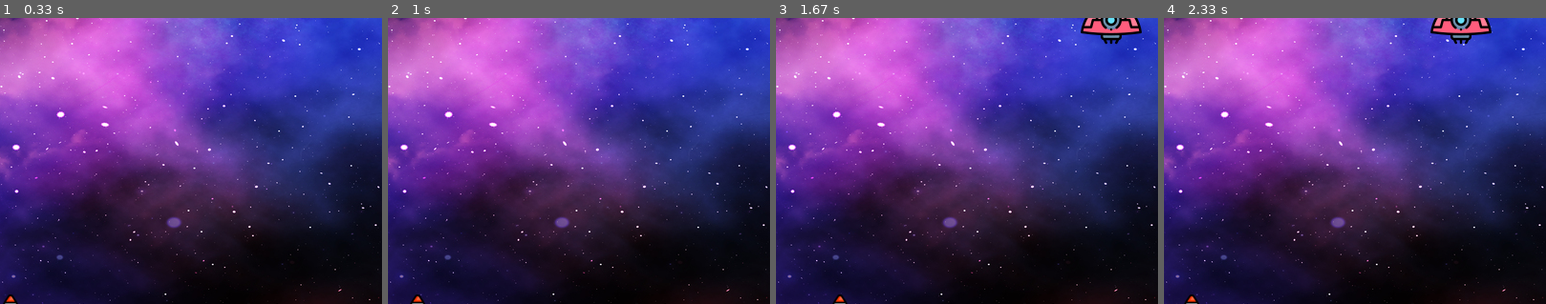
Above: before the commit, frames 1-4 (left to right).
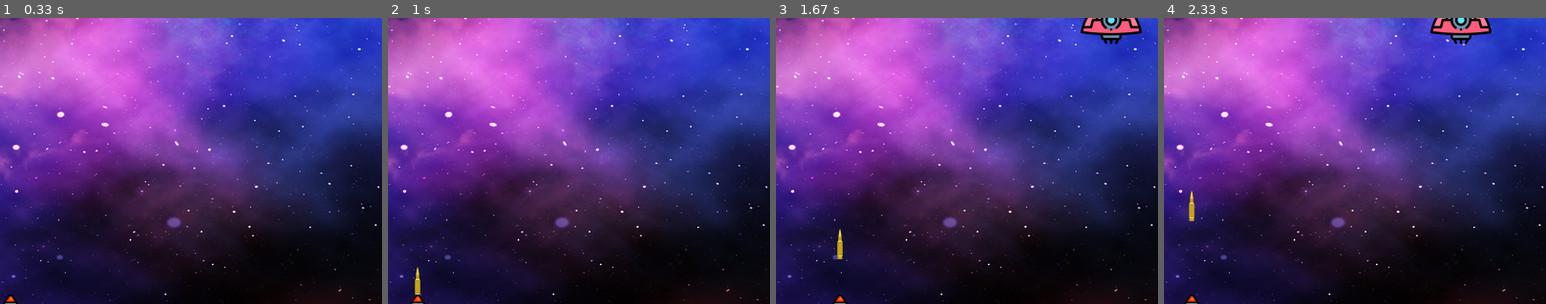
Above: after the commit, the same moments.

Repository: AlexArce2000/juego-invasion-espacial-pygame
Game: pygame game, started from invacion.py
Two runs of this game, one before a commit and one after it. Both use one fixed random seed, a clock stepped at 60 frames per second and the inputs below.
Inputs:
- Up to frame 1 (0.33 s): no input
- Up to frame 2 (1 s): tap Space at 0.33, 0.73 s; hold Right from 0.67 s (still down)
- Up to frame 3 (1.67 s): tap Space at 1.03, 1.23, 1.53 s; release Right at 1.13 s; hold Right 1.17-1.63 s
- Up to frame 4 (2.33 s): hold Left 1.67-2.2 s; tap Space at 1.73, 2.03, 2.3 s; hold Left from 2.23 s (still down)
The pictures show only the part of the screen within x 49-99%, y 35-85%; the shares and areas given below are measured in that part.

Frame 1 is identical in both runs. In frame 2, 0.1% of the frame differs, in the area x 7-9%, y 87-98%; in frame 3, 0.1%, in the area x 16-18%, y 73-85%; in frame 4, 0.1%.

Commit message:
feat: dispara bala

Diff:
--- a/invacion.py
+++ b/invacion.py
@@ -37,6 +37,13 @@
 enemigo_x_cambio = 1
 enemigo_y_cambio = 50
 
+# Variable de la bala
+img_bala = pygame.image.load("images/bala.png")
+bala_x = 0
+bala_y = 500
+bala_x_cambio = 0
+bala_y_cambio = 1
+bala_visible = False
 
 
 
@@ -48,6 +55,11 @@
 def enemigo(x,y):
     pantalla.blit(img_enemigo, (x, y)) # arrojar (imagen, (posicionX,posicionY))
 
+# función dispara bala
+def disparar_bala(x,y):
+    global bala_visible
+    bala_visible=True
+    pantalla.blit(img_bala, (x+16,y+10))
 
 
 #Loop del juego
@@ -59,12 +71,14 @@
         # evento cerrar programa
         if evento.type == pygame.QUIT:
             se_ejecuta = False
-        # evento presionar flechas
+        # evento presionar teclas
         if evento.type == pygame.KEYDOWN:
             if evento.key == pygame.K_LEFT:
                 jugador_x_cambio = -1
             if evento.key == pygame.K_RIGHT:
                 jugador_x_cambio = 1
+            if evento.key == pygame.K_SPACE:
+                disparar_bala(jugador_x, bala_y)
         # evento soltar flechas
         if evento.type == pygame.KEYUP: # Suelta la tecla
             if evento.key == pygame.K_LEFT or evento.key == pygame.K_RIGHT:
@@ -76,7 +90,7 @@
     # mantener dentro de los bordes al jugador
     if jugador_x <=0:
         jugador_x = 0
-    if jugador_x >= 736:
+    elif jugador_x >= 736:
         jugador_x= 736
 
     # modificar ubicación del enemigo
@@ -86,9 +100,14 @@
     if enemigo_x <=0:
         enemigo_x_cambio = 1 # cambio de mov hacia la derecha
         enemigo_y += enemigo_y_cambio
-    if enemigo_x >= 736:
+    elif enemigo_x >= 736:
         enemigo_x_cambio = -1 # cambio de mov hacia la izquierda
         enemigo_y += enemigo_y_cambio
+
+    # movimiento bala
+    if bala_visible:
+        disparar_bala(jugador_x,bala_y)
+        bala_y -= bala_y_cambio
 
     jugador(jugador_x,jugador_y) # pintar jugador
     enemigo(enemigo_x,enemigo_y)
